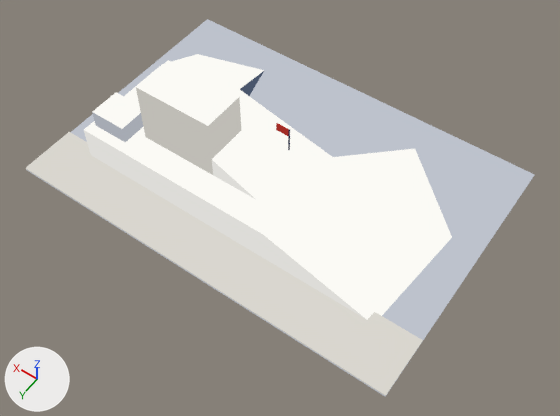
An edit to the glTF model plugins/postcard/skills/postcard/kit/art/3d/oslo.glb, drawn before and after from the same camera.
One viewpoint serves both versions: a camera (50 mm lens) standing at (-105.9, 148.0, 212.2) and looking at (-11.4, 15.7, 4.2). Arrows for +X, +Y and +Z are at lower left; the lights stay in place. The picture after the commit comes second. Vertices at exactly the same position are counted once.

The first picture shows 'model'.
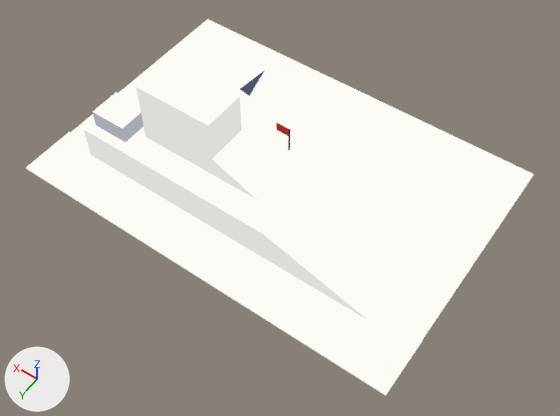
Pixel boxes [x1, y1, x2, y2] of what changed, in the pictures (560 x 416 px):
'model', recoloured, reshaped (grey to white): before [26, 19, 534, 397]; after [26, 19, 534, 396]
part 1 of me_mesh_0, cut back: before [26, 21, 534, 397]; after [26, 132, 422, 396]
part 2 of me_mesh_0, recoloured (grey to white): [71, 19, 534, 340] in both
part 3 of me_mesh_0, recoloured: before [27, 169, 422, 396]; after [26, 167, 423, 395]
part 4 of me_mesh_0, recoloured: [136, 88, 241, 175] in both
part 5 of me_mesh_0, edited (looks the same): [84, 54, 452, 319] in both
part 6 of me_mesh_0, edited (looks the same): [84, 130, 363, 317] in both
part 7 of me_mesh_0, recoloured: [288, 130, 290, 150] in both

The change, as a diff of the scene's bpy script:
```diff
--- a/plugins/postcard/skills/postcard/kit/art/3d/oslo.glb.py
+++ b/plugins/postcard/skills/postcard/kit/art/3d/oslo.glb.py
@@ mat_material_0 @@
 n0 = _N.new('ShaderNodeEmission'); n0.name = 'Emission'
-n0.inputs[0].default_value = (0.309, 0.328, 0.367, 1.0)  # 'Color', grey #979ba3
+n0.inputs[0].default_value = (0.964, 0.955, 0.914, 1.0)  # 'Color', white #fbfaf5
 n1 = _N.new('ShaderNodeLightPath'); n1.name = 'Light Path'
@@ mat_material_1 @@
 n0 = _N.new('ShaderNodeEmission'); n0.name = 'Emission'
-n0.inputs[0].default_value = (0.382, 0.405, 0.454, 1.0)  # 'Color', grey #a6abb4
+n0.inputs[0].default_value = (0.582, 0.577, 0.552, 1.0)  # 'Color', light grey #c9c8c4
 n1 = _N.new('ShaderNodeLightPath'); n1.name = 'Light Path'
@@ mat_material_2 @@
 n0 = _N.new('ShaderNodeEmission'); n0.name = 'Emission'
-n0.inputs[0].default_value = (0.507, 0.538, 0.604, 1.0)  # 'Color', light grey #bdc2cc
+n0.inputs[0].default_value = (0.722, 0.715, 0.684, 1.0)  # 'Color', light grey #dddcd8
 n1 = _N.new('ShaderNodeLightPath'); n1.name = 'Light Path'
@@ mat_material_4 @@
 n0 = _N.new('ShaderNodeEmission'); n0.name = 'Emission'
-n0.inputs[0].default_value = (0.519, 0.506, 0.466, 1.0)  # 'Color', light grey #bfbdb6
+n0.inputs[0].default_value = (0.309, 0.328, 0.367, 1.0)  # 'Color', grey #979ba3
 n1 = _N.new('ShaderNodeLightPath'); n1.name = 'Light Path'
@@ mat_material_5 @@
 n0 = _N.new('ShaderNodeEmission'); n0.name = 'Emission'
-n0.inputs[0].default_value = (0.692, 0.674, 0.621, 1.0)  # 'Color', light grey #d9d6cf
+n0.inputs[0].default_value = (0.382, 0.405, 0.454, 1.0)  # 'Color', grey #a6abb4
 n1 = _N.new('ShaderNodeLightPath'); n1.name = 'Light Path'
@@ mat_material_6 @@
 n0 = _N.new('ShaderNodeEmission'); n0.name = 'Emission'
-n0.inputs[0].default_value = (0.964, 0.955, 0.914, 1.0)  # 'Color', white #fbfaf5
+n0.inputs[0].default_value = (0.00871, 0.0157, 0.044, 1.0)  # 'Color', dark blue #17223b
 n1 = _N.new('ShaderNodeLightPath'); n1.name = 'Light Path'
@@ mat_material_7 @@
 n0 = _N.new('ShaderNodeEmission'); n0.name = 'Emission'
-n0.inputs[0].default_value = (0.0674, 0.0923, 0.15, 1.0)  # 'Color', dark blue #49566c
+n0.inputs[0].default_value = (0.0101, 0.0185, 0.053, 1.0)  # 'Color', dark blue #1a2541
 n1 = _N.new('ShaderNodeLightPath'); n1.name = 'Light Path'
@@ mat_material_9 @@
 n0 = _N.new('ShaderNodeEmission'); n0.name = 'Emission'
-n0.inputs[0].default_value = (0.722, 0.715, 0.684, 1.0)  # 'Color', light grey #dddcd8
+n0.inputs[0].default_value = (0.293, 0.0212, 0.0157, 1.0)  # 'Color', red #932822
 n1 = _N.new('ShaderNodeLightPath'); n1.name = 'Light Path'
@@ mat_material_11 @@
 n0 = _N.new('ShaderNodeEmission'); n0.name = 'Emission'
-n0.inputs[0].default_value = (0.0101, 0.0185, 0.053, 1.0)  # 'Color', dark blue #1a2541
+n0.inputs[0].default_value = (0.48, 0.0319, 0.0232, 1.0)  # 'Color', red #b8322a
 n1 = _N.new('ShaderNodeLightPath'); n1.name = 'Light Path'
@@ me_mesh_0 @@
-me_mesh_0.from_pydata(...)  # 96 vertices, 136 faces, 103 loose edges; spans x -75.0..75.0, y -52.0..52.0, z 0.0..39.0
+me_mesh_0.from_pydata(...)  # 88 vertices, 118 faces, 95 loose edges; spans x -75.0..75.0, y -52.0..52.0, z 0.0..39.0
+# me_mesh_0 part 1
+# 8 vertices are removed from x -75.0..75.0, y -52.0..52.0, z 0.0
+# 30 faces are deleted
+# 8 loose edges are deleted
+# 4 vertices move within x -75.0..75.0, y 30.0..52.0, z 1.0
+# 2 new faces join them, mat_material_0
+# 6 new faces join them, mat_material_1
+# 4 new faces join them, mat_material_2
+# me_mesh_0 part 2: 2 faces spanning x -75.0..75.0, y -52.0..52.0, z 1.0 switch from mat_material_2 to mat_material_0
+# me_mesh_0 part 3: 4 faces spanning x -75.0..75.0, y 30.0..52.0, z 1.0 switch from mat_material_4 to mat_material_0
+# me_mesh_0 part 4: 4 faces spanning x 10.0..40.0, y 8.0..24.0, z 15.0..38.0 switch from mat_material_4 to mat_material_2
+# me_mesh_0 part 5: 30 faces spanning x -64.0..64.0, y -40.0..34.0, z 1.0..39.0 switch from mat_material_6 to mat_material_0
+# me_mesh_0 part 6: 7 faces spanning x -64.0..60.0, y -10.0..34.0, z 0.0..23.0 switch from mat_material_9 to mat_material_2
+# me_mesh_0 part 7: 4 faces spanning x -4.0, y 0.0, z 15.0..25.0 switch from mat_material_11 to mat_material_7
 me_mesh_0.materials.append(mat_material_1)
@@ me_mesh_0 @@
 me_mesh_0.materials.append(mat_material_10)
-me_mesh_0.materials.append(mat_material_12)
-me_mesh_0.materials.append(mat_material_13)
-me_mesh_0.materials.append(mat_material_14)
-me_mesh_0.materials.append(mat_material_15)
```
